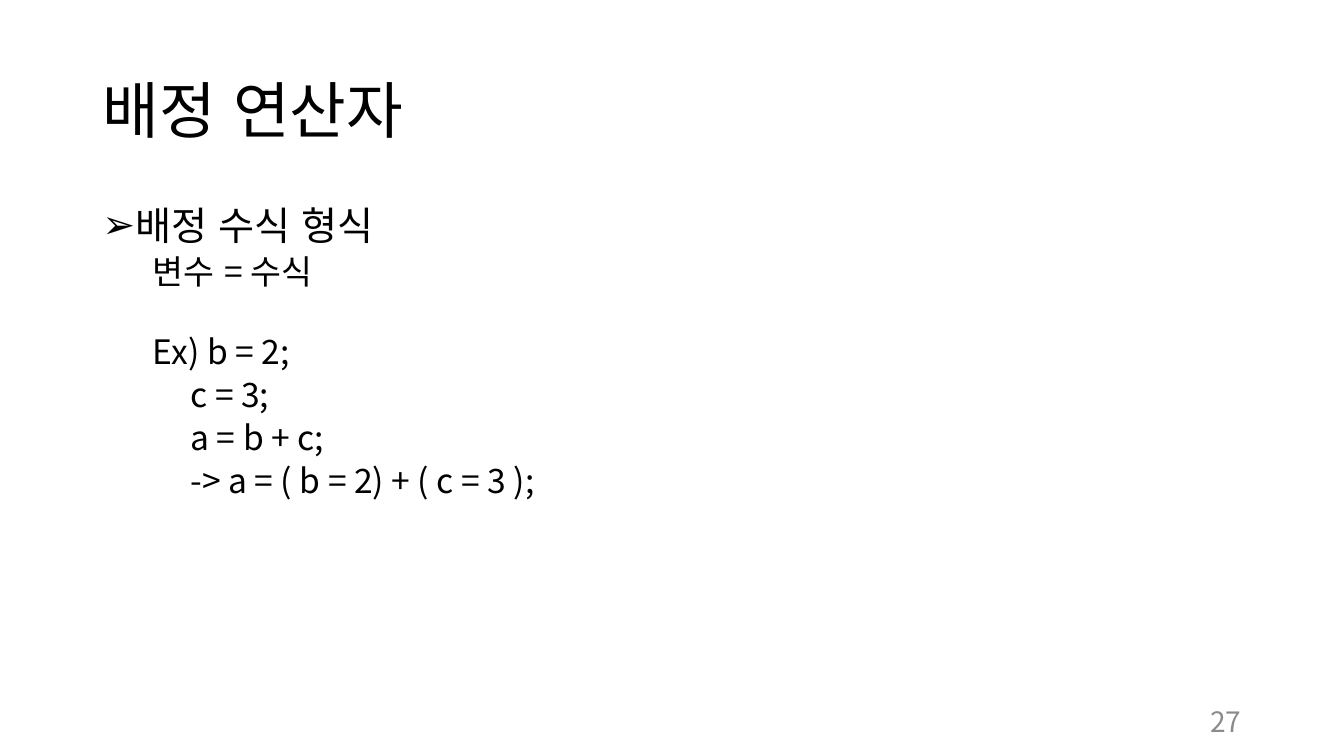
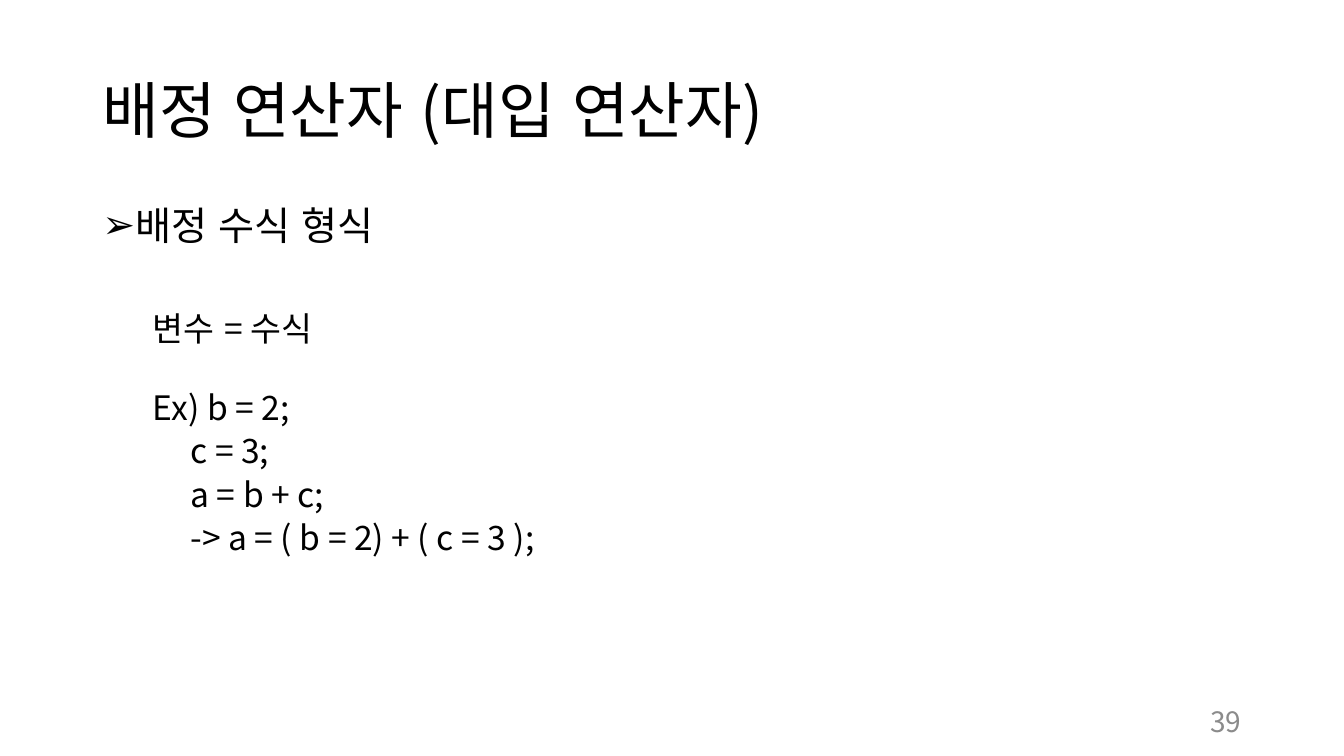
Before and after one commit to chohanjoo/C_Study, a slide deck: slide 39 of c언어 교제 1.pptx (slide 27 before the commit). Drawn at 1344x756 pixels with LibreOffice and Linux fonts; fonts in the diff are those of the drawing. Boxes give left, top, right and bottom in pixels: in the first picture for what was removed or moved away, otherwise in the second. Text is boxed around its words. In the diff, an @@ line names an element or a change of style, - is before the commit and + after.

```diff
--- a/c언어 교제 1.pptx
+++ b/c언어 교제 1.pptx
@@ title at [102, 82, 763, 145]: text changed @@
-배정 연산자
+배정 연산자 (대입 연산자)
@@ text "배정 수식 형식" rewrapped from [135, 207, 507, 500] to [135, 207, 507, 557] @@
@@ page number at [1210, 711, 1241, 732]: text changed @@
-27
+39
```
Also in this commit, not shown: 10 other slides changed, 10 slides added, 6 other files.
